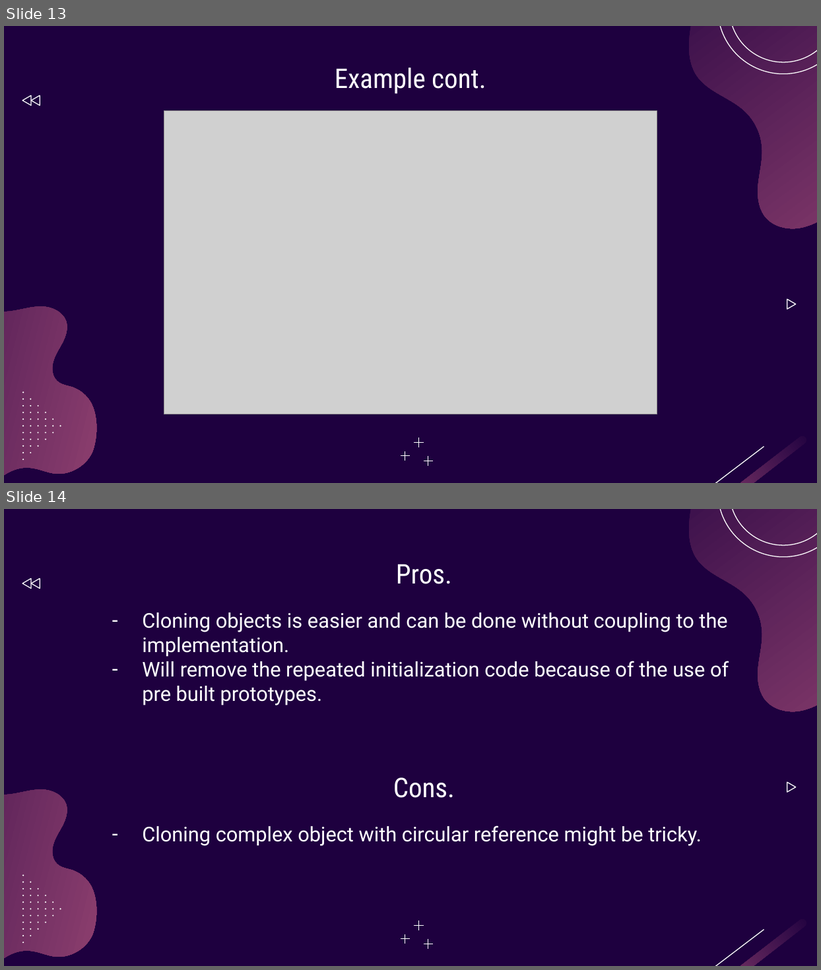
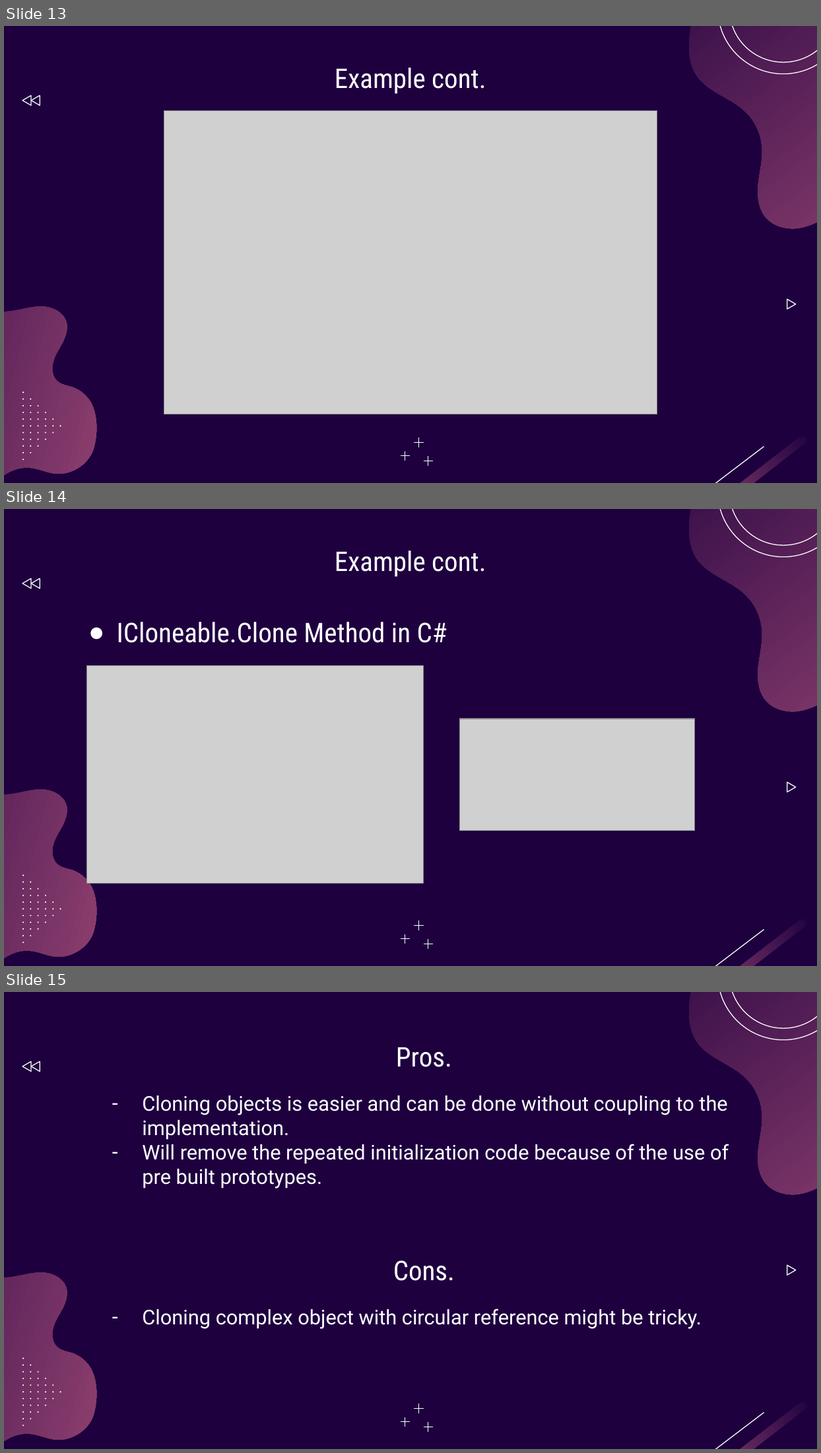
Before and after one commit to kshawish/DesignPatternsSildes-052023, a slide deck: Prototype-design-pattern.odp. Shown one above the other, each under a label of ours: slides 13 and 14 before the commit, slides 13, 14 and 15 after it. The pictures are 821x970 and 821x1453 pixels, drawn with LibreOffice and Linux fonts; fonts in the diff are those of the drawing; grey boxes stand for pictures. Boxes give left, top, right and bottom in pixels: in the first picture for what was removed or moved away, otherwise in the second. Text is boxed around its words. In the diff, an @@ line names an element or a change of style, - is before the commit and + after.

Commit message:
add ICloneable.Clone example

```diff
--- a/Prototype-design-pattern.odp
+++ b/Prototype-design-pattern.odp
@@ slide 14 added at (x1=4, y1=509, x2=817, y2=966), background #1E003F; not listed: 51 template elements that a slide beside it also shows @@
@@ text added at (x1=335, y1=551, x2=486, y2=577), 24 pt, text #FFFFFF @@
+Example cont.
@@ text added at (x1=117, y1=622, x2=448, y2=643), 24 pt, text #FFFFFF @@
+● ICloneable.Clone Method in C#
@@ picture added at (x1=87, y1=666, x2=424, y2=884) @@
@@ picture added at (x1=459, y1=719, x2=694, y2=830) @@
@@ what was slide 14 is now slide 15 @@
```
Also in this commit, not shown: 2 other files.
